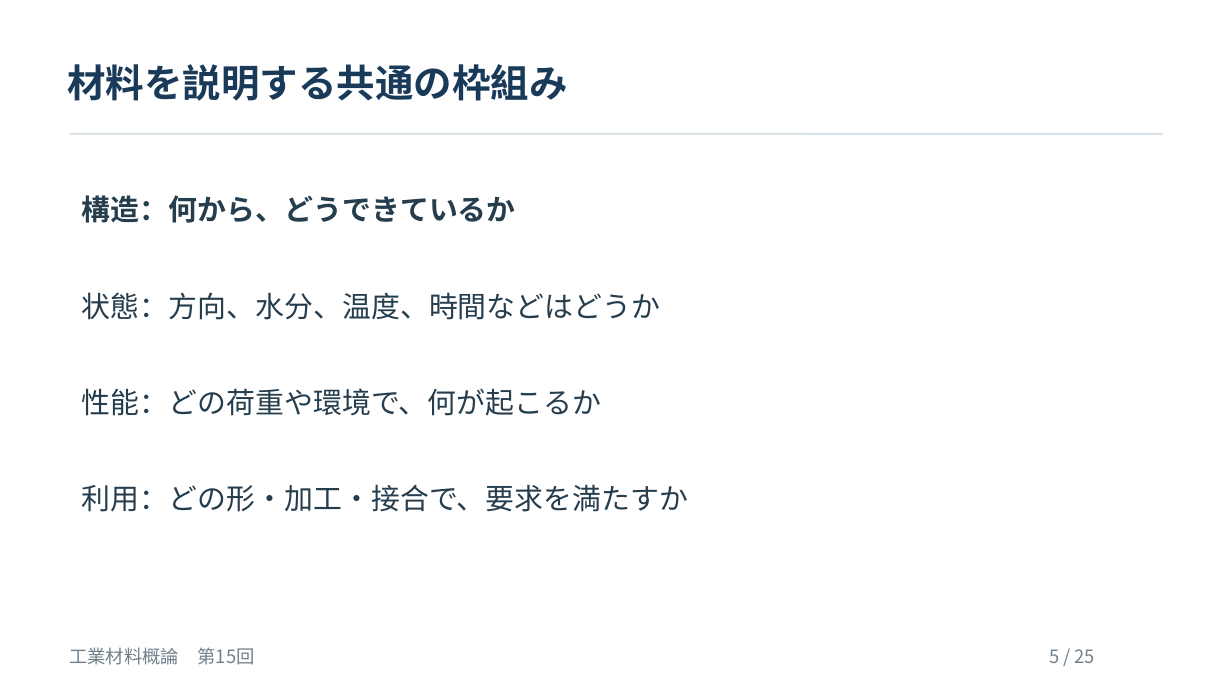
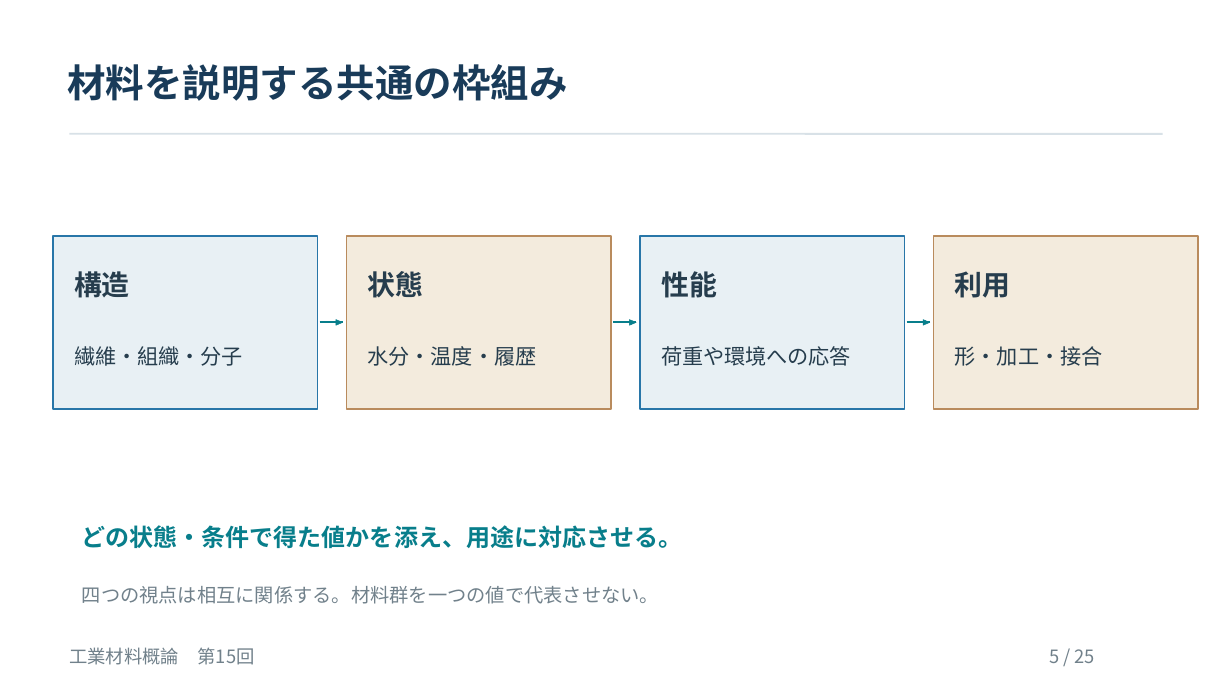
Before and after one commit to zooc-14calbp/industrial-materials-course, a slide deck: slide 5 of 学生用/第15回/15_授業スライド.pptx. Drawn at 1232x693 pixels with LibreOffice and Linux fonts; fonts in the diff are those of the drawing. Boxes give left, top, right and bottom in pixels: in the first picture for what was removed or moved away, otherwise in the second. Text is boxed around its words. In the diff, an @@ line names an element or a change of style, - is before the commit and + after.

```diff
--- a/学生用/第15回/15_授業スライド.pptx
+++ b/学生用/第15回/15_授業スライド.pptx
@@ text removed at (82, 195, 516, 223) @@
-構造：何から、どうできているか
@@ rectangle added at (53, 236, 317, 409), fill #E8F0F4, outline #2876A8 1.28 pt @@
@@ rectangle added at (347, 236, 611, 409), fill #F3EBDD, outline #B98B5D 1.28 pt @@
@@ rectangle added at (640, 236, 905, 409), fill #E8F0F4, outline #2876A8 1.28 pt @@
@@ rectangle added at (933, 236, 1198, 409), fill #F3EBDD, outline #B98B5D 1.28 pt @@
@@ text added at (74, 271, 130, 298), 21.8 pt, text #263D4D, bold @@
+構造
@@ text removed at (82, 292, 661, 320) @@
-状態：方向、水分、温度、時間などはどうか
@@ text added at (368, 271, 424, 298), 21.8 pt, text #263D4D, bold @@
+状態
@@ text added at (661, 271, 717, 298), 21.8 pt, text #263D4D, bold @@
+性能
@@ text added at (955, 271, 1011, 298), 21.8 pt, text #263D4D, bold @@
+利用
@@ freeform shape added at (320, 323, 343, 323), outline #087E8B 1.5 pt @@
@@ freeform shape added at (336, 320, 343, 325), fill #087E8B, outline #087E8B 0.38 pt @@
@@ freeform shape added at (614, 323, 637, 323), outline #087E8B 1.5 pt @@
@@ freeform shape added at (629, 320, 636, 325), fill #087E8B, outline #087E8B 0.38 pt @@
@@ freeform shape added at (907, 323, 930, 323), outline #087E8B 1.5 pt @@
@@ freeform shape added at (923, 320, 930, 325), fill #087E8B, outline #087E8B 0.38 pt @@
@@ text added at (74, 346, 243, 366), 16.5 pt, text #263D4D @@
+繊維・組織・分子
@@ text added at (368, 346, 537, 366), 16.5 pt, text #263D4D @@
+水分・温度・履歴
@@ text added at (661, 346, 851, 366), 16.5 pt, text #263D4D @@
+荷重や環境への応答
@@ text added at (955, 346, 1103, 366), 16.5 pt, text #263D4D @@
+形・加工・接合
@@ text removed at (82, 388, 602, 416) @@
-性能：どの荷重や環境で、何が起こるか
@@ text removed at (82, 484, 688, 512) @@
-利用：どの形・加工・接合で、要求を満たすか
@@ text added at (82, 525, 682, 548), 18.8 pt, text #087E8B, bold @@
+どの状態・条件で得た値かを添え、用途に対応させる。
@@ text added at (82, 586, 659, 604), 15 pt, text #71818B @@
+四つの視点は相互に関係する。材料群を一つの値で代表させない。
```
Also in this commit, not shown: 1 other slide changed, 10 other files.
